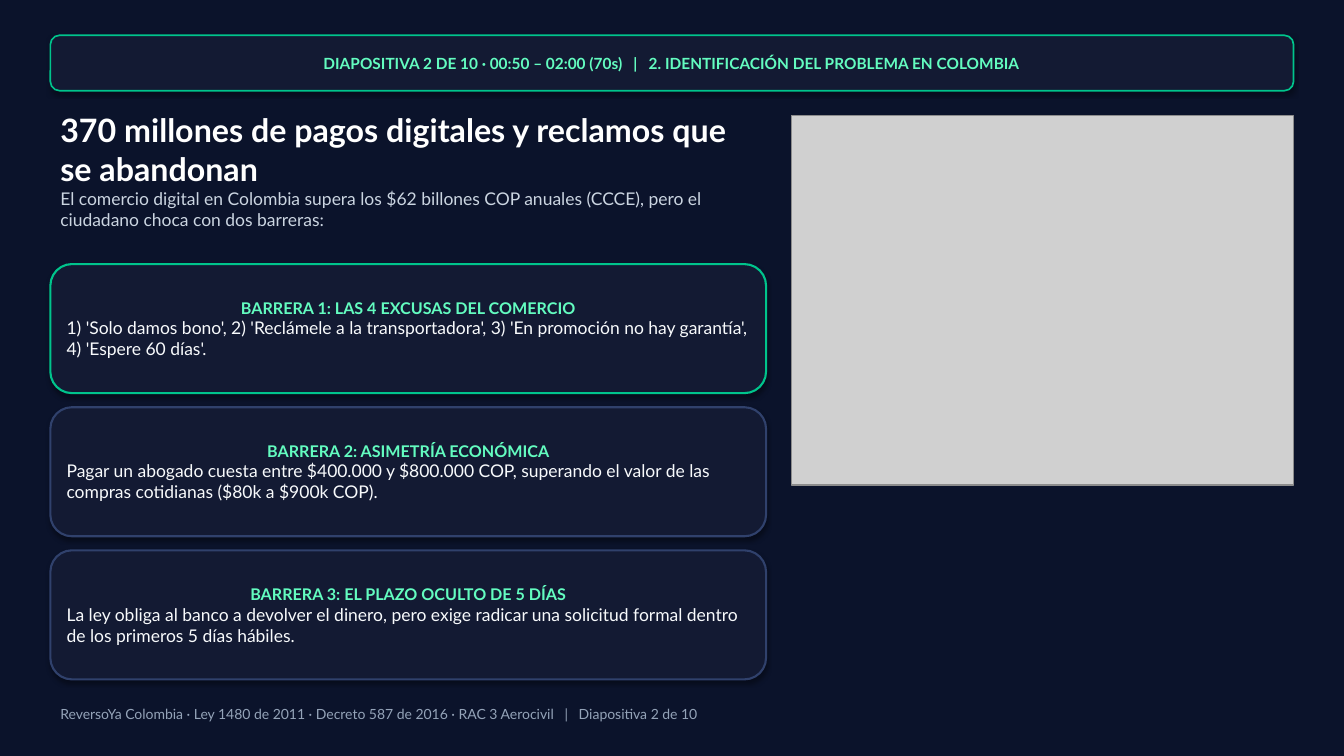
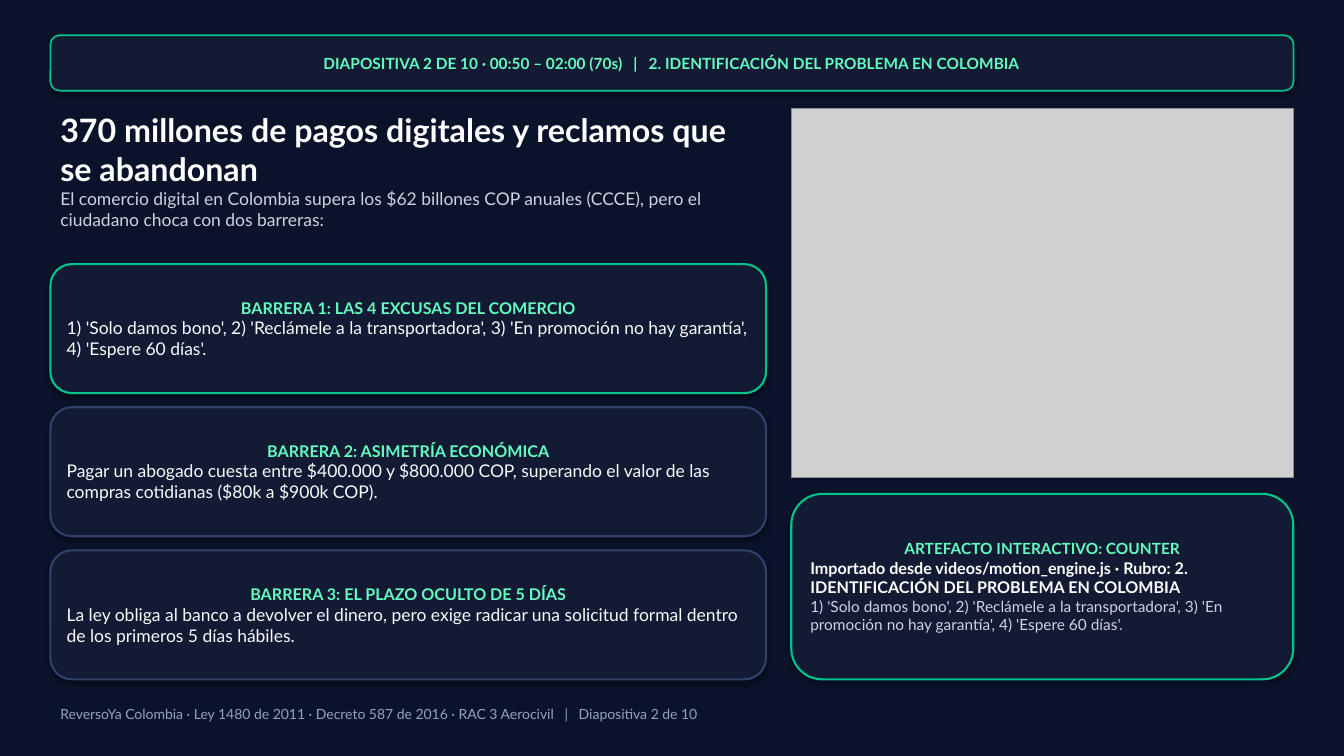
Before and after one commit to seagomezar/reversoya, a slide deck: slide 2 of ReversoYa_Presentacion_10Minutos.pptx. Drawn at 1344x756 pixels with LibreOffice and Linux fonts; fonts in the diff are those of the drawing; grey boxes stand for pictures. Boxes give left, top, right and bottom in pixels: in the first picture for what was removed or moved away, otherwise in the second. Text is boxed around its words. In the diff, an @@ line names an element or a change of style, - is before the commit and + after.

```diff
--- a/ReversoYa_Presentacion_10Minutos.pptx
+++ b/ReversoYa_Presentacion_10Minutos.pptx
@@ picture: place and size @@
-picture at [791,116,1294,485]
+picture at [791,109,1294,478]
@@ rounded rectangle added at [791,494,1294,680], fill #131A33, outline #00C48C 1.5 pt, 11 pt, text #CBD5E1, bold @@
+ARTEFACTO INTERACTIVO: COUNTER
+Importado desde videos/motion_engine.js · Rubro: 2. IDENTIFICACIÓN DEL PROBLEMA EN COLOMBIA
+1) 'Solo damos bono', 2) 'Reclámele a la transportadora', 3) 'En promoción no hay garantía', 4) 'Espere 60 días'.
```
Also in this commit, not shown: 9 other slides changed, 7 other files.
